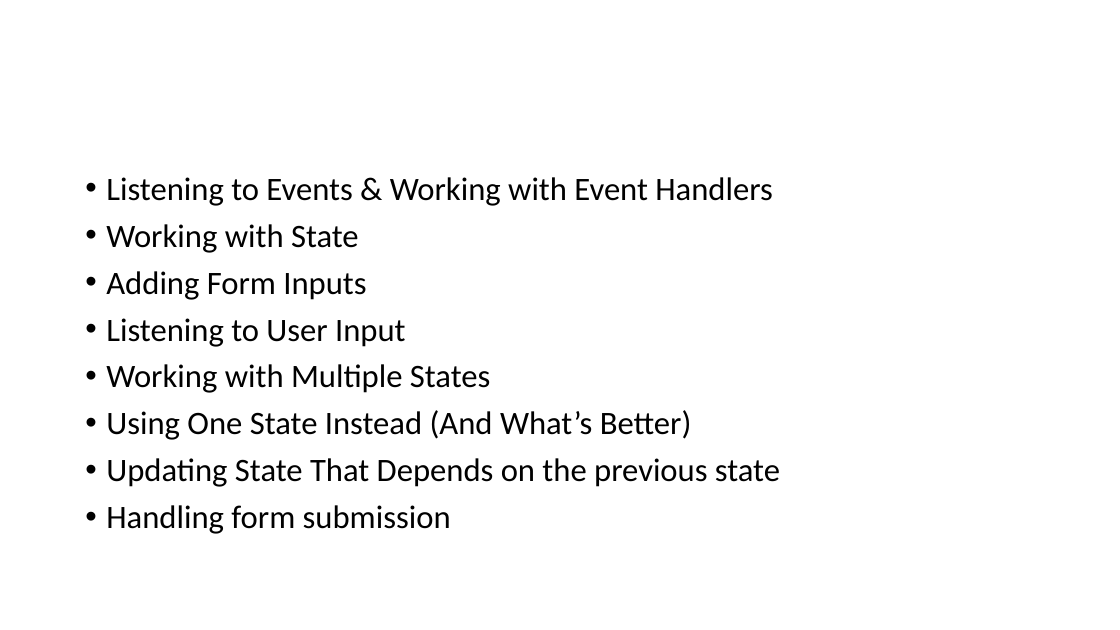
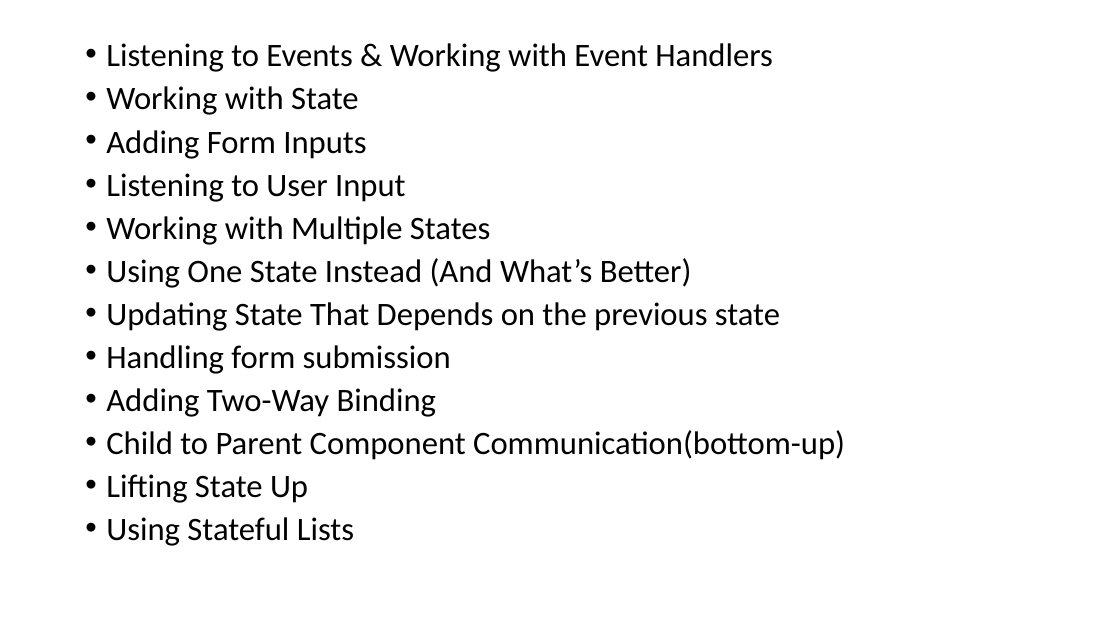
Before and after one commit to PiyushChaturvedii/Batch04, a slide deck: slide 6 of Reactjs.pptx. Drawn at 1120x630 pixels with LibreOffice and Linux fonts; fonts in the diff are those of the drawing. Boxes give left, top, right and bottom in pixels: in the first picture for what was removed or moved away, otherwise in the second. Text is boxed around its words. In the diff, an @@ line names an element or a change of style, - is before the commit and + after.

Commit message:
ChildtoParent

```diff
--- a/Reactjs.pptx
+++ b/Reactjs.pptx
@@ text "Listening to Events & Working ...": place and size @@
-text "Listening to Events & Working ..." at box(106, 177, 780, 534)
+text "Listening to Events & Working ..." at box(106, 43, 845, 546)
@@ text at box(106, 43, 780, 374): line spacing 0.9 to 0.8 @@
@@ text at box(106, 388, 845, 546): paragraphs added @@
+• Adding Two-Way Binding
+• Child to Parent Component Communication(bottom-up)
+• Lifting State Up
+• Using Stateful Lists
```
Also in this commit, not shown: 1 slide added, 54 other files.
